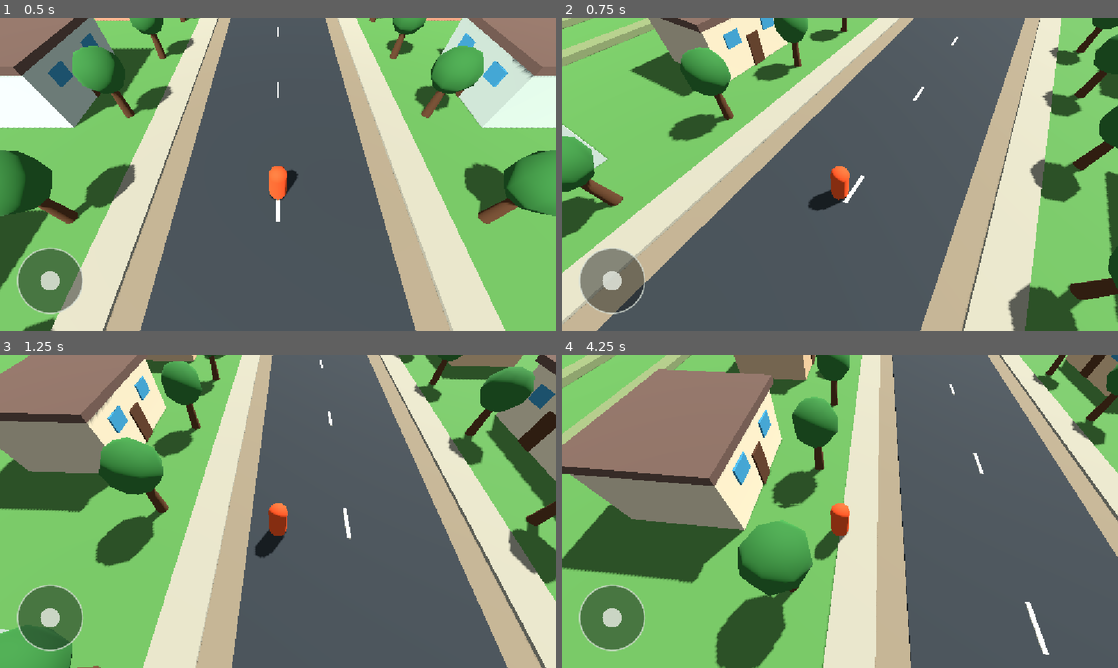
Above: before the commit, frames 1-4 (two rows, left to right).
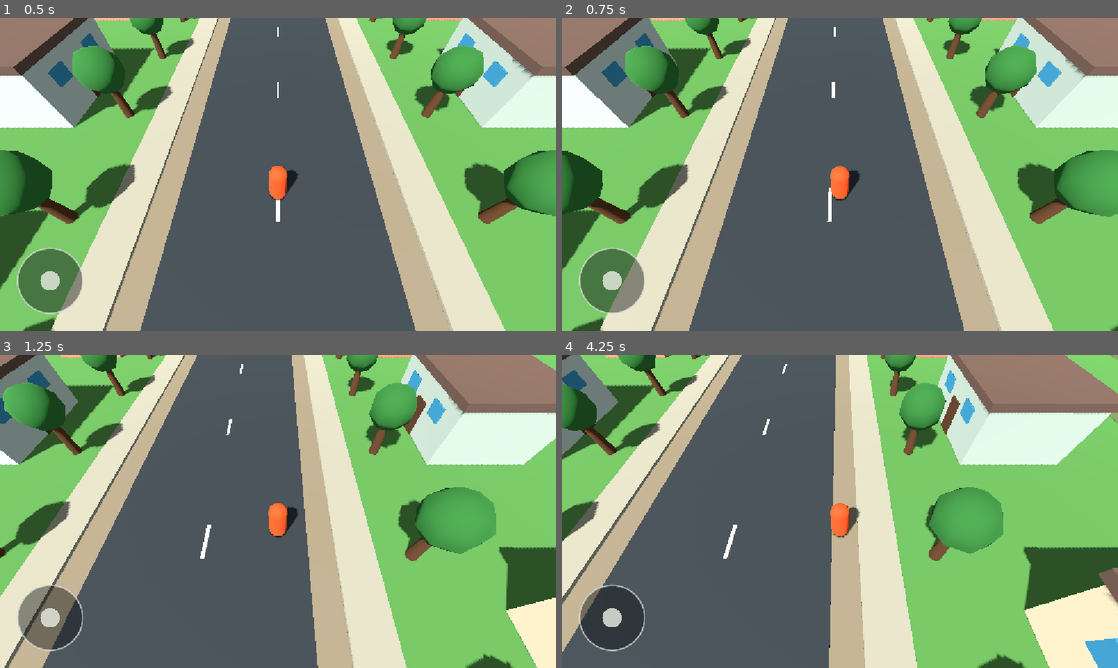
Above: after the commit, the same moments.

Repository: aohmn/GameDemo
Game: Godot game, scene res://scenes/boot/boot.tscn
Same seed, same stepped clock (60 frames per second), same inputs: the game is played once before the commit and once after it.
Inputs (mouse positions are in pixels of both pictures, inside the frame that each line leads up to):
- Up to frame 1 (0.5 s): no input
- Up to frame 2 (0.75 s): tap Enter at 0.5 s; move the mouse to (962, 158) at 0.52 s; hold Right (ui_right) from 0.53 s (still down); click (962, 158) at 0.67 s
- Up to frame 3 (1.25 s): keep holding Right (ui_right)
- Up to frame 4 (4.25 s): release Right (ui_right) at 1.25 s; drag from (728, 527) to (812, 574) at 1.27 s; tap Space at 2 s; move the mouse to (895, 442) at 2.02 s; hold Right (ui_right) 2.03-2.75 s; drag from (812, 574) to (673, 464) at 2.77 s; tap Enter at 3.5 s; move the mouse to (1006, 558) at 3.52 s; hold Left (ui_left) from 3.53 s (still down)

Frame 1 is identical in both runs. In frame 2, 59% of the frame differs, in the area x 0-100%, y 0-100%; in frame 3, 85%; in frame 4, 95%.

Commit message:
Fix fixed-angle camera follow

Diff:
--- a/world/map/player_controller.gd
+++ b/world/map/player_controller.gd
@@ -4,13 +4,18 @@
 @export var move_speed: float = 5.0
 @export var acceleration: float = 18.0
 @export var gravity: float = 18.0
-@export var camera_follow_speed: float = 5.0
 
 @onready var camera_pivot: Node3D = $CameraPivot
 @onready var joystick: Node = get_node("../HUD/Joystick")
 
-var _movement_basis_yaw: float = 0.0
-var _was_moving: bool = false
+const CAMERA_FOLLOW_OFFSET: Vector3 = Vector3(0.0, 1.5, 0.0)
+
+
+func _ready() -> void:
+	# Camera không kế thừa góc xoay của nhân vật.
+	camera_pivot.top_level = true
+	camera_pivot.global_rotation = Vector3.ZERO
+	camera_pivot.global_position = global_position + CAMERA_FOLLOW_OFFSET
 
 
 func _physics_process(delta: float) -> void:
@@ -27,42 +32,11 @@
 	if touch_input.length() > keyboard_input.length():
 		input_vector = touch_input
 
-	var has_input := input_vector.length() > 0.08
-
-	# Khóa hướng camera tại thời điểm bắt đầu kéo joystick.
-	# Camera có thể xoay mà hướng di chuyển không bị lệch theo.
-	if has_input and not _was_moving:
-		_movement_basis_yaw = camera_pivot.rotation.y
-
-	_was_moving = has_input
-
-	var direction := Vector3(
-		input_vector.x,
-		0.0,
-		input_vector.y
-	)
-
-	direction = direction.rotated(
-		Vector3.UP,
-		_movement_basis_yaw
-	)
+	# Camera cố định hướng nên joystick luôn dùng trục thế giới.
+	var direction := Vector3(input_vector.x, 0.0, input_vector.y)
 
 	if direction.length() > 0.08:
 		direction = direction.normalized()
-
-		# Camera tự xoay ra phía sau hướng di chuyển.
-		var target_yaw := atan2(
-			-direction.x,
-			-direction.z
-		)
-
-		camera_pivot.rotation.y = lerp_angle(
-			camera_pivot.rotation.y,
-			target_yaw,
-			clampf(camera_follow_speed * delta, 0.0, 1.0)
-		)
-
-		# Nhân vật quay mặt theo hướng đang đi.
 		look_at(global_position + direction, Vector3.UP)
 
 	var target_velocity := direction * move_speed
@@ -85,3 +59,6 @@
 		velocity.y = 0.0
 
 	move_and_slide()
+
+	# Camera chỉ bám vị trí, không xoay theo nhân vật.
+	camera_pivot.global_position = global_position + CAMERA_FOLLOW_OFFSET
Not shown, changed: CHANGELOG.md
